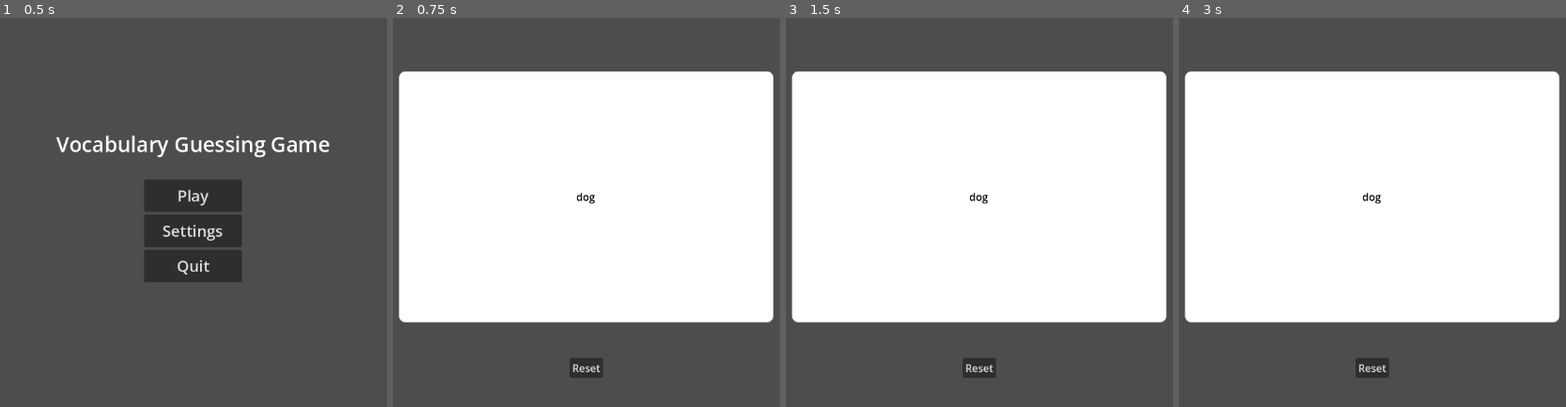
Above: before the commit, frames 1-4 (left to right).
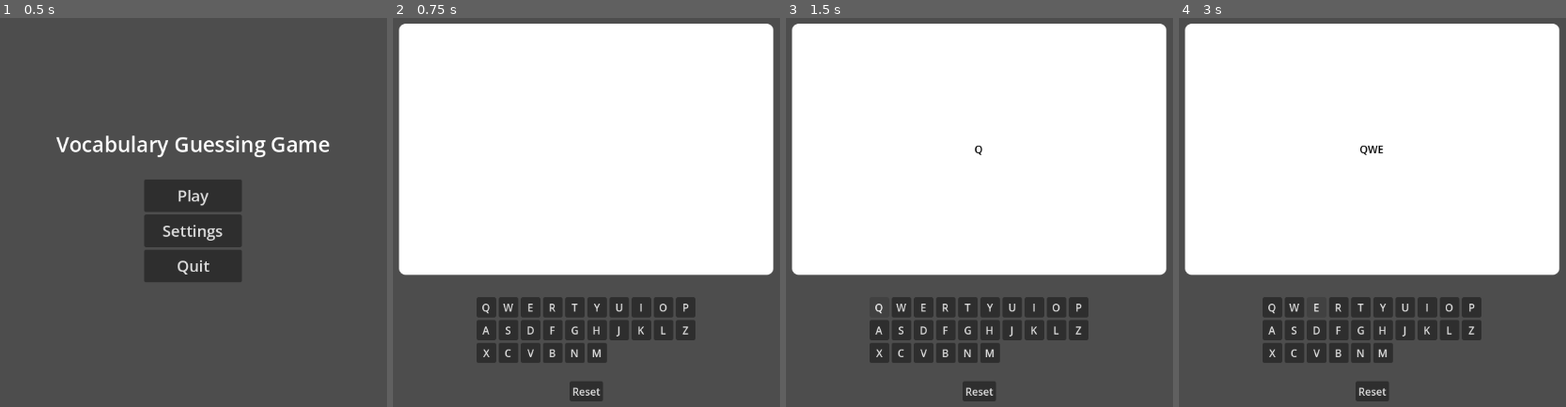
Above: after the commit, the same moments.

Repository: anaissnow/vocabulary-memorization-game
Game: Godot game, scene res://scenes/menus/main_menu.tscn
The game is run twice, just before and just after one commit, with the same random seed, the same clock (stepped at 60 frames per second) and the same inputs. The engine's default icon, where the game draws it, is replaced by a stand-in: a white triangle on a blue panel in a dark square.
Inputs (mouse positions are in pixels of both pictures, inside the frame that each line leads up to):
- Up to frame 1 (0.5 s): no input
- Up to frame 2 (0.75 s): click "Play" at 0.5 s
- Up to frame 3 (1.5 s): click (878, 305) at 1.25 s, where only the run after the commit has a clickable "Q"
- Up to frame 4 (3 s): click (1295, 305) at 2 s, where only the run after the commit has a clickable "W"; click (1318, 305) at 2.75 s, where only the run after the commit has a clickable "E"

Frame 1 is identical in both runs. In frame 2, 28% of the frame differs, in the area x 1-99%, y 1-99%; in frame 3, 28%; in frame 4, 28%.

Commit message:
created keyboard and feedback

Diff:
--- a/vocabulary-memorization-game/scenes/test_level.tscn
+++ b/vocabulary-memorization-game/scenes/test_level.tscn
@@ -12,6 +12,7 @@
 [ext_resource type="Resource" uid="uid://c84tf4elmdm1i" path="res://scripts/card data/smartphone.tres" id="9_fyxdr"]
 [ext_resource type="Resource" uid="uid://c76q2ycyf7mvh" path="res://scripts/card data/dog.tres" id="10_kpk0m"]
 [ext_resource type="Resource" uid="uid://begw835lgsgne" path="res://scripts/card data/cat.tres" id="11_qs1vn"]
+[ext_resource type="Script" uid="uid://bvw8qwb0y5is2" path="res://scripts/keyboard.gd" id="13_kpk0m"]
 
 [node name="TestLevel" type="Node2D" unique_id=41328260]
 script = ExtResource("1_ahbqi")
@@ -20,10 +21,14 @@
 [node name="CanvasLayer" type="CanvasLayer" parent="." unique_id=1397606924]
 
 [node name="CardFront" parent="CanvasLayer" unique_id=225734269 instance=ExtResource("9_7gix3")]
-offset_left = -287.25
-offset_top = -192.75
-offset_right = 287.25
-offset_bottom = 192.75
+anchors_preset = 5
+anchor_top = 0.0
+anchor_bottom = 0.0
+offset_left = -287.0
+offset_top = 58.0
+offset_right = 287.5
+offset_bottom = 443.5
+grow_vertical = 1
 
 [node name="Reset" type="Button" parent="CanvasLayer" unique_id=486303882]
 anchors_preset = 7
@@ -32,11 +37,157 @@
 anchor_right = 0.5
 anchor_bottom = 1.0
 offset_left = -25.0
-offset_top = -77.0
+offset_top = -41.0
 offset_right = 26.0
-offset_bottom = -46.0
+offset_bottom = -10.0
 grow_horizontal = 2
 grow_vertical = 0
 text = "Reset"
 
+[node name="Keyboard" type="GridContainer" parent="CanvasLayer" unique_id=1625909920]
+anchors_preset = 7
+anchor_left = 0.5
+anchor_top = 1.0
+anchor_right = 0.5
+anchor_bottom = 1.0
+offset_left = -168.0
+offset_top = -170.0
+offset_right = 168.0
+offset_bottom = -69.0
+grow_horizontal = 2
+grow_vertical = 0
+size_flags_horizontal = 4
+columns = 10
+script = ExtResource("13_kpk0m")
+
+[node name="Q" type="Button" parent="CanvasLayer/Keyboard" unique_id=1370488240]
+custom_minimum_size = Vector2(30, 30)
+layout_mode = 2
+text = "Q"
+
+[node name="W" type="Button" parent="CanvasLayer/Keyboard" unique_id=1133610947]
+custom_minimum_size = Vector2(30, 30)
+layout_mode = 2
+text = "W"
+
+[node name="E" type="Button" parent="CanvasLayer/Keyboard" unique_id=1774815798]
+custom_minimum_size = Vector2(30, 30)
+layout_mode = 2
+text = "E"
+
+[node name="R" type="Button" parent="CanvasLayer/Keyboard" unique_id=1157323584]
+custom_minimum_size = Vector2(30, 30)
+layout_mode = 2
+text = "R"
+
+[node name="T" type="Button" parent="CanvasLayer/Keyboard" unique_id=931705174]
+custom_minimum_size = Vector2(30, 30)
+layout_mode = 2
+text = "T"
+
+[node name="Y" type="Button" parent="CanvasLayer/Keyboard" unique_id=1464779296]
+custom_minimum_size = Vector2(30, 30)
+layout_mode = 2
+text = "Y"
+
+[node name="U" type="Button" parent="CanvasLayer/Keyboard" unique_id=374468351]
+custom_minimum_size = Vector2(30, 30)
+layout_mode = 2
+text = "U"
+
+[node name="I" type="Button" parent="CanvasLayer/Keyboard" unique_id=1798220468]
+custom_minimum_size = Vector2(30, 30)
+layout_mode = 2
+text = "I"
+
+[node name="O" type="Button" parent="CanvasLayer/Keyboard" unique_id=1711003868]
+custom_minimum_size = Vector2(30, 30)
+layout_mode = 2
+text = "O"
+
+[node name="P" type="Button" parent="CanvasLayer/Keyboard" unique_id=1639381943]
+custom_minimum_size = Vector2(30, 30)
+layout_mode = 2
+text = "P"
+
+[node name="A" type="Button" parent="CanvasLayer/Keyboard" unique_id=864035072]
+custom_minimum_size = Vector2(30, 30)
+layout_mode = 2
+text = "A"
+
+[node name="S" type="Button" parent="CanvasLayer/Keyboard" unique_id=43427942]
+custom_minimum_size = Vector2(30, 30)
+layout_mode = 2
+text = "S"
+
+[node name="D" type="Button" parent="CanvasLayer/Keyboard" unique_id=1147216625]
+custom_minimum_size = Vector2(30, 30)
+layout_mode = 2
+text = "D"
+
+[node name="F" type="Button" parent="CanvasLayer/Keyboard" unique_id=25677887]
+custom_minimum_size = Vector2(30, 30)
+layout_mode = 2
+text = "F"
+
+[node name="G" type="Button" parent="CanvasLayer/Keyboard" unique_id=373007004]
+custom_minimum_size = Vector2(30, 30)
+layout_mode = 2
+text = "G"
+
+[node name="H" type="Button" parent="CanvasLayer/Keyboard" unique_id=73638237]
+custom_minimum_size = Vector2(30, 30)
+layout_mode = 2
+text = "H"
+
+[node name="J" type="Button" parent="CanvasLayer/Keyboard" unique_id=1842190614]
+custom_minimum_size = Vector2(30, 30)
+layout_mode = 2
+text = "J"
+
+[node name="K" type="Button" parent="CanvasLayer/Keyboard" unique_id=192491916]
+custom_minimum_size = Vector2(30, 30)
+layout_mode = 2
+text = "K"
+
+[node name="L" type="Button" parent="CanvasLayer/Keyboard" unique_id=1763931267]
+custom_minimum_size = Vector2(30, 30)
+layout_mode = 2
+text = "L"
+
+[node name="Z" type="Button" parent="CanvasLayer/Keyboard" unique_id=898778661]
+custom_minimum_size = Vector2(30, 30)
+layout_mode = 2
+text = "Z"
+
+[node name="X" type="Button" parent="CanvasLayer/Keyboard" unique_id=1821855538]
+custom_minimum_size = Vector2(30, 30)
+layout_mode = 2
+text = "X"
+
+[node name="C" type="Button" parent="CanvasLayer/Keyboard" unique_id=1112760248]
+custom_minimum_size = Vector2(30, 30)
+layout_mode = 2
+text = "C"
+
+[node name="V" type="Button" parent="CanvasLayer/Keyboard" unique_id=1588880290]
+custom_minimum_size = Vector2(30, 30)
+layout_mode = 2
+text = "V"
+
+[node name="B" type="Button" parent="CanvasLayer/Keyboard" unique_id=1919250395]
+custom_minimum_size = Vector2(30, 30)
+layout_mode = 2
+text = "B"
+
+[node name="N" type="Button" parent="CanvasLayer/Keyboard" unique_id=2015678270]
+custom_minimum_size = Vector2(30, 30)
+layout_mode = 2
+text = "N"
+
+[node name="M" type="Button" parent="CanvasLayer/Keyboard" unique_id=2145711659]
+custom_minimum_size = Vector2(30, 30)
+layout_mode = 2
+text = "M"
+
 [connection signal="pressed" from="CanvasLayer/Reset" to="." method="_on_reset_pressed"]
--- a/vocabulary-memorization-game/scenes/ui/card_front.tscn
+++ b/vocabulary-memorization-game/scenes/ui/card_front.tscn
@@ -1,4 +1,6 @@
 [gd_scene format=3 uid="uid://dslfvda24cytw"]
+
+[ext_resource type="Script" uid="uid://b4kpc6q7f17h7" path="res://scripts/flashcard.gd" id="1_oun40"]
 
 [sub_resource type="StyleBoxFlat" id="StyleBoxFlat_xlc1h"]
 bg_color = Color(1, 1, 1, 1)
@@ -15,13 +17,14 @@
 anchor_top = 0.5
 anchor_right = 0.5
 anchor_bottom = 0.5
-offset_left = -219.0
-offset_top = -133.0
-offset_right = 219.0
-offset_bottom = 133.0
+offset_left = -287.25
+offset_top = -192.75
+offset_right = 287.25
+offset_bottom = 192.75
 grow_horizontal = 2
 grow_vertical = 2
 theme_override_styles/panel = SubResource("StyleBoxFlat_xlc1h")
+script = ExtResource("1_oun40")
 
 [node name="CenterContainer" type="CenterContainer" parent="." unique_id=1656072473]
 custom_minimum_size = Vector2(574.5, 385.5)
@@ -46,8 +49,7 @@
 unique_name_in_owner = true
 layout_mode = 2
 
-[node name="Label" type="Label" parent="CenterContainer/VBoxContainer" unique_id=1300080457]
-unique_name_in_owner = true
+[node name="AnswerLabel" type="Label" parent="CenterContainer/VBoxContainer" unique_id=1300080457]
 layout_mode = 2
 theme_override_colors/font_color = Color(0, 0, 0, 1)
 horizontal_alignment = 1
--- a/vocabulary-memorization-game/scripts/card data/firefighter.tres
+++ b/vocabulary-memorization-game/scripts/card data/firefighter.tres
@@ -1,6 +1,6 @@
 [gd_resource type="Resource" script_class="CardData" format=3 uid="uid://cog1vonx23440"]
 
-[ext_resource type="Texture2D" uid="uid://bw53oaba7qbfw" path="res://assets/card images/920x920.jpg" id="1_x1tb0"]
+[ext_resource type="Texture2D" uid="uid://dd5i7ctrd4fhi" path="res://assets/card images/fireman.png" id="1_x1tb0"]
 [ext_resource type="Script" uid="uid://bjbn6skn2hnwh" path="res://scripts/resource/CardData.gd" id="2_a37ee"]
 
 [resource]
--- /dev/null
+++ b/vocabulary-memorization-game/scripts/flashcard.gd
@@ -0,0 +1,13 @@
+extends Panel
+
+## flashcard.gd
+
+@onready var answer_label: Label = $CenterContainer/VBoxContainer/AnswerLabel
+
+
+func append_letter(letter: String):
+	answer_label.text += letter
+
+
+func get_answer_text() -> String:
+	return answer_label.text
--- /dev/null
+++ b/vocabulary-memorization-game/scripts/keyboard.gd
@@ -0,0 +1,15 @@
+extends GridContainer
+## keyboard.gd
+
+
+signal key_pressed(letter: String)
+
+
+func _ready() -> void:
+	for button in get_children():
+		if button is Button:
+			button.pressed.connect(_on_letter_pressed.bind(button.text))
+
+
+func _on_letter_pressed(letter: String):
+	key_pressed.emit(letter)
--- a/vocabulary-memorization-game/scripts/main_menu.gd
+++ b/vocabulary-memorization-game/scripts/main_menu.gd
@@ -1,4 +1,5 @@
 extends Control
+## main_menu.gd
 
 @onready var play_button: Button = $CanvasLayer/MarginContainer/VBoxContainer/PlayButton
 @onready var settings_button: Button = $CanvasLayer/MarginContainer/VBoxContainer/SettingsButton
--- a/vocabulary-memorization-game/scripts/test_level.gd
+++ b/vocabulary-memorization-game/scripts/test_level.gd
@@ -1,17 +1,18 @@
 extends Node2D
+## test_level.gd
 
 
 @onready var card_front: Panel = $CanvasLayer/CardFront
+@onready var keyboard: GridContainer = $CanvasLayer/Keyboard
 
 @export var cards: Array[CardData]
 
 
 func _ready() -> void:
+	keyboard.key_pressed.connect(card_front.append_letter)
 	var card = cards.pick_random()
 	var image = card_front.get_node("%TextureRect")
-	var label = card_front.get_node("%Label")
-	label.text = "".join(card.hint_spelling)
-	print(label.text)
+	print(card_front.get_answer_text)
 	image.texture = card.image
 
 func _on_reset_pressed() -> void:
Binary file removed: vocabulary-memorization-game/assets/card images/920x920.jpg
Binary file added: vocabulary-memorization-game/assets/card images/fireman.png
Not shown, changed: vocabulary-memorization-game/assets/card images/fireman.png.import
Binary file changed: vocabulary-memorization-game/assets/card images/smartphone.png
Not shown, changed: vocabulary-memorization-game/assets/card images/smartphone.png.import
Not shown: 1 places in vocabulary-memorization-game/scripts/card data/smartphone.tres that only renumber resources
Not shown, added: vocabulary-memorization-game/scripts/flashcard.gd.uid
Not shown, added: vocabulary-memorization-game/scripts/keyboard.gd.uid
